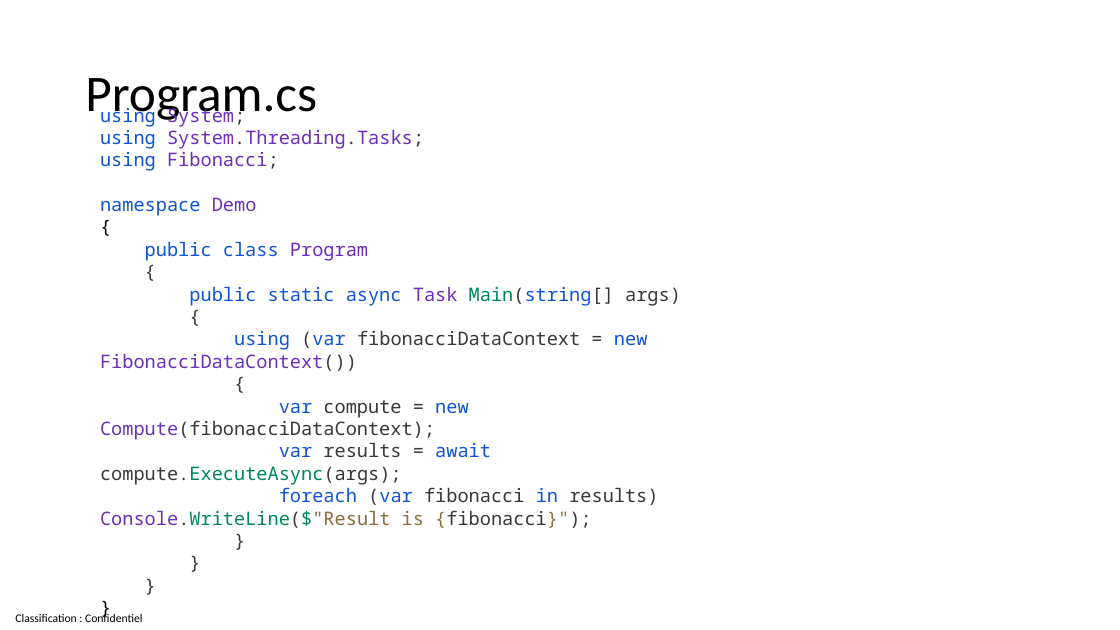
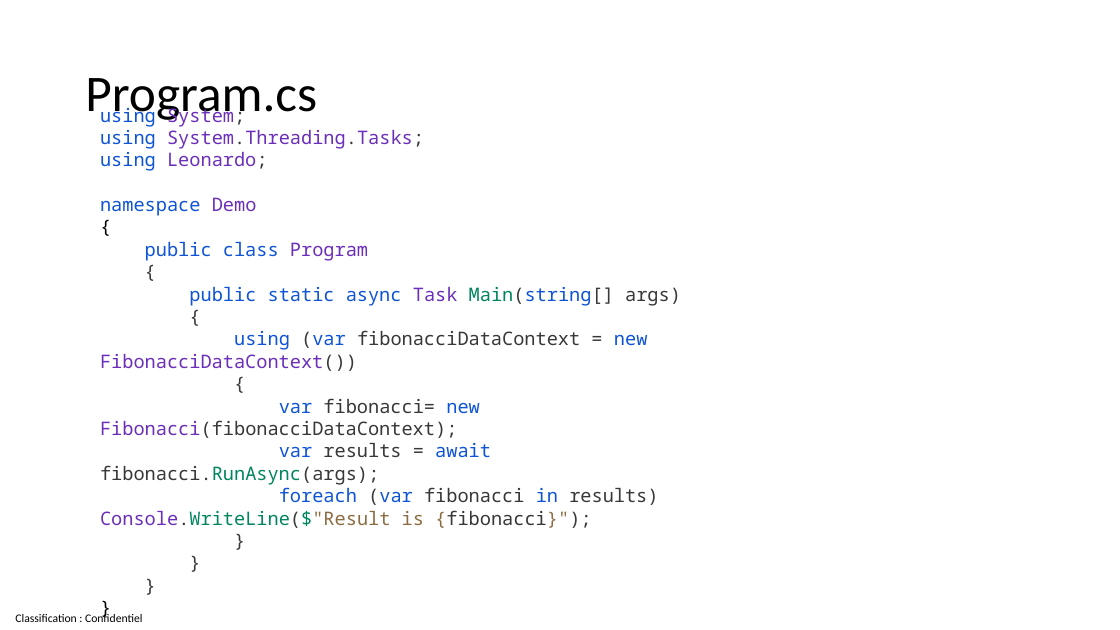
Before and after one commit to guillaume-chervet/course.dotnet, a slide deck: slide 148 of documentations/dotnet6.pptx (slide 147 before the commit). Drawn at 1120x630 pixels with LibreOffice and Linux fonts; fonts in the diff are those of the drawing. Boxes give left, top, right and bottom in pixels: in the first picture for what was removed or moved away, otherwise in the second. Text is boxed around its words. In the diff, an @@ line names an element or a change of style, - is before the commit and + after.

Commit message:
update

```diff
--- a/documentations/dotnet6.pptx
+++ b/documentations/dotnet6.pptx
@@ text at [100,126,681,528]: text changed @@
-using System;
-using System.Threading.Tasks;
-using Fibonacci;
-namespace Demo
-{
-public class Program
-{
-public static async Task Main(string[] args)
-{
-using (var fibonacciDataContext = new FibonacciDataContext())
-{
-var compute = new Compute(fibonacciDataContext);
-var results = await compute.ExecuteAsync(args);
-foreach (var fibonacci in results) Console.WriteLine($"Result is {fibonacci}");
-}
-}
-}
-}
+using System;
+using System.Threading.Tasks;
+using Leonardo;
+namespace Demo
+{
+public class Program
+{
+public static async Task Main(string[] args)
+{
+using (var fibonacciDataContext = new FibonacciDataContext())
+{
+var fibonacci= new Fibonacci(fibonacciDataContext);
+var results = await fibonacci.RunAsync(args);
+foreach (var fibonacci in results) Console.WriteLine($"Result is {fibonacci}");
+}
+}
+}
+}
```
Also in this commit, not shown: 25 other slides changed, 1 slide added.
